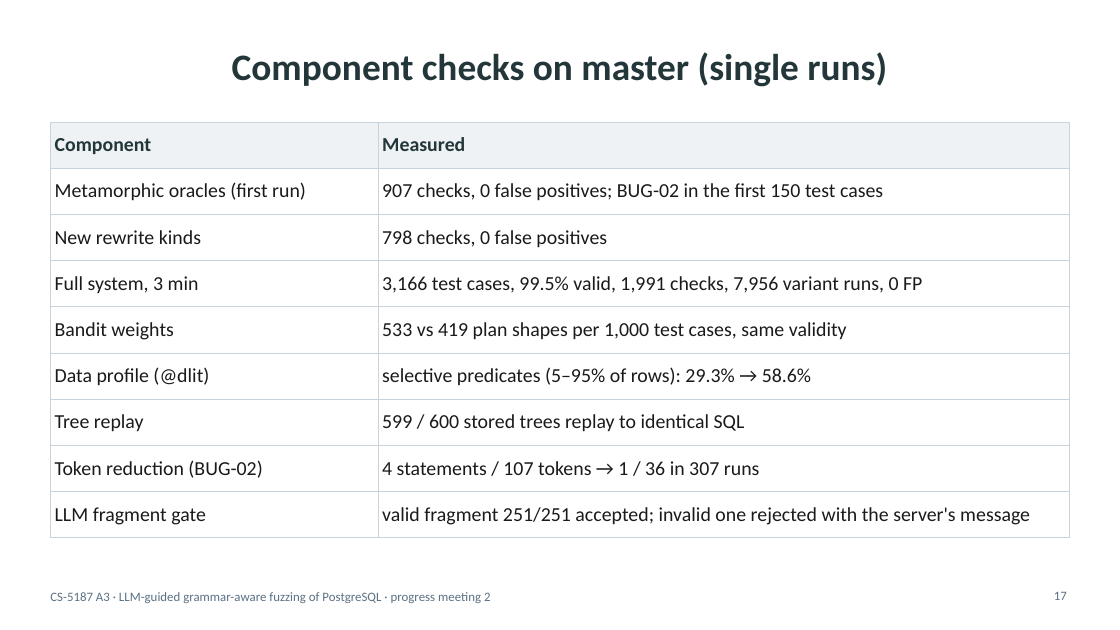
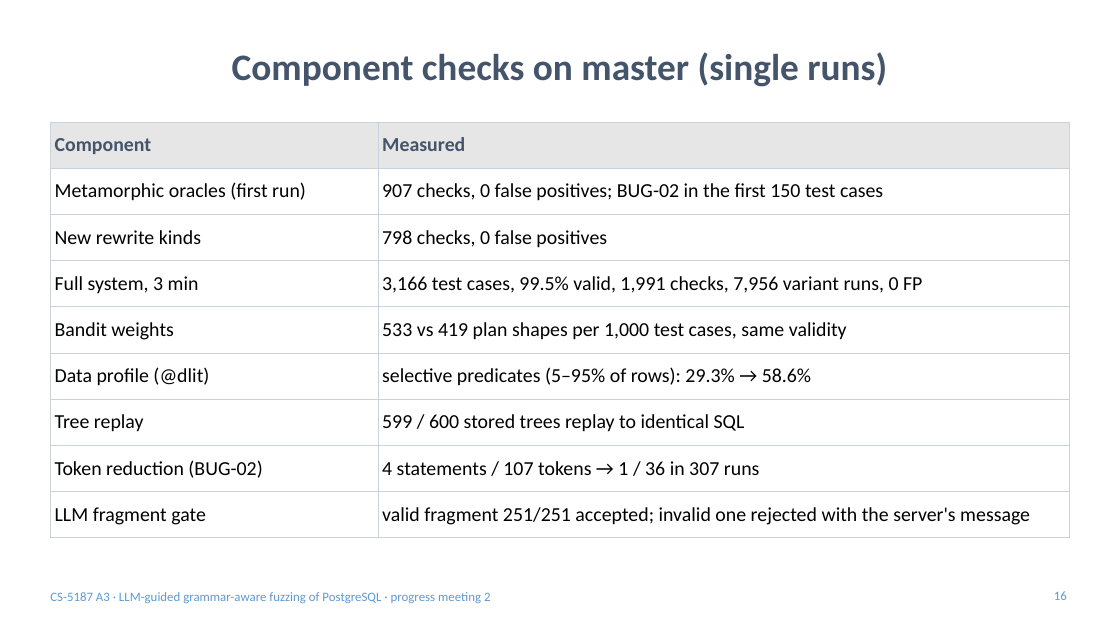
Before and after one commit to v28k/cs5187-term-project, a slide deck: slide 16 of docs/meeting2/slides/slides_meeting2.pptx (slide 17 before the commit). Drawn at 1120x630 pixels with LibreOffice and Linux fonts; fonts in the diff are those of the drawing. Boxes give left, top, right and bottom in pixels: in the first picture for what was removed or moved away, otherwise in the second. Text is boxed around its words. In the diff, an @@ line names an element or a change of style, - is before the commit and + after.

```diff
--- a/docs/meeting2/slides/slides_meeting2.pptx
+++ b/docs/meeting2/slides/slides_meeting2.pptx
@@ title "Component checks on master (single ..." at (232, 52, 887, 87): text colour #23373B to #44546A @@
@@ table at (50, 122, 1070, 529) @@
@@ fill #EEF2F4 to #E7E6E6 in row 1 @@
@@ text colour #23373B to #44546A in "Component", "Measured" @@
@@ text colour #1A1A1A to #000000 @@
@@ text "CS-5187 A3 · LLM-guided grammar-aware ..." at (50, 592, 490, 603): text colour #5B7083 to #5B9BD5 @@
@@ page number at (1054, 591, 1067, 600): text changed; text colour #5B7083 to #5B9BD5 @@
-17
+16
```
Also in this commit, not shown: 22 other slides changed, 3 slides added, 4 slides removed, 12 other files.
